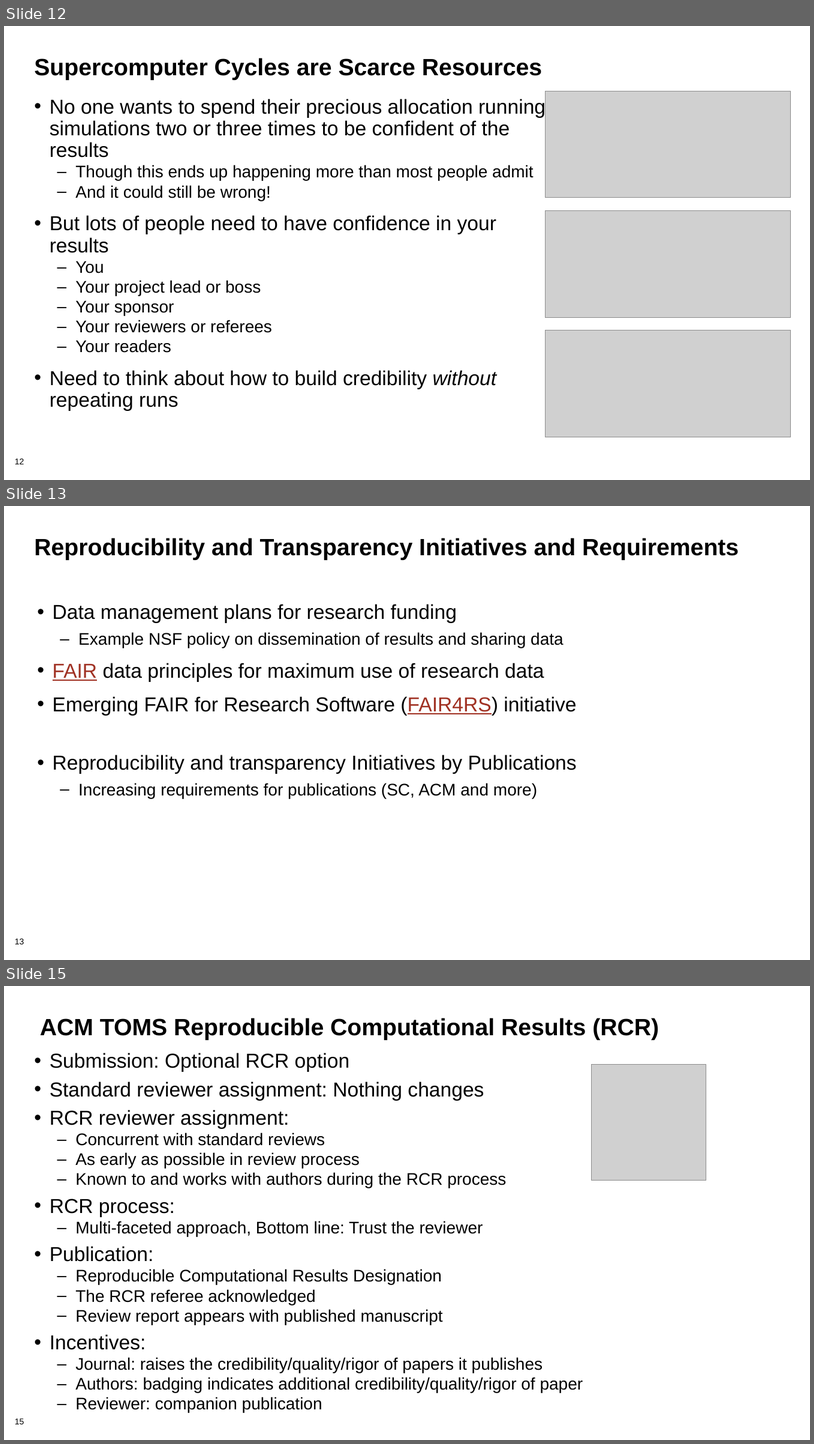
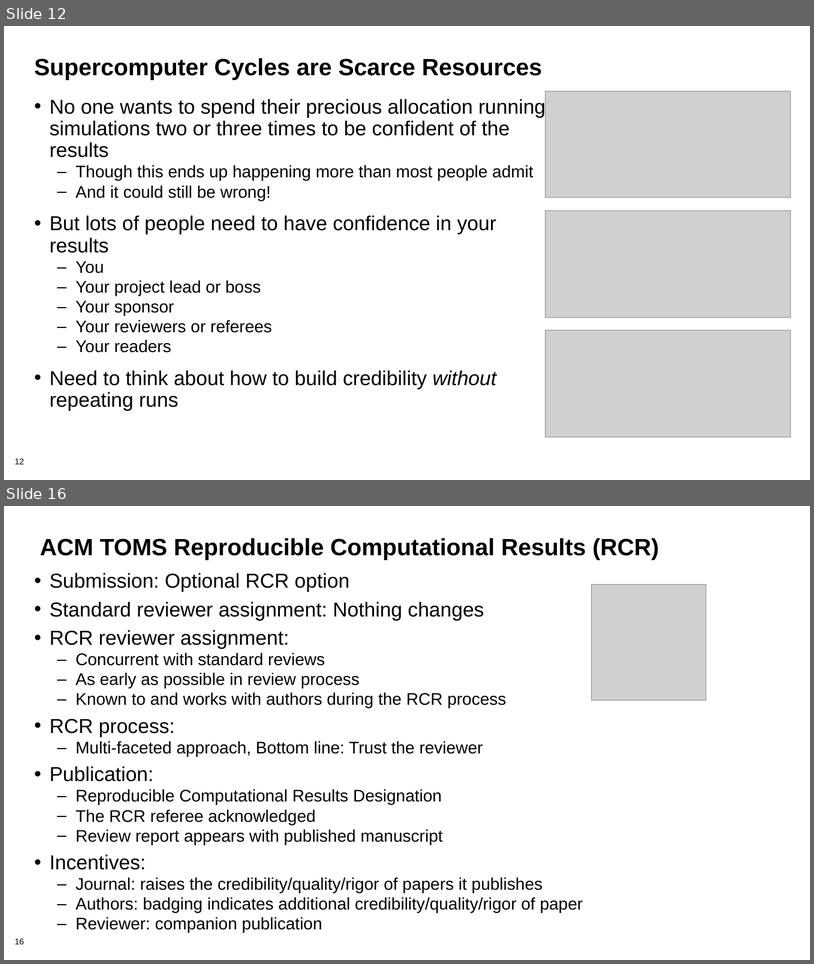
Before and after one commit to bssw-tutorial/presentations, a slide deck: reproducibility.pptx. Shown one above the other, each under a label of ours: slides 12, 13 and 15 before the commit, slides 12 and 16 after it; the slides between them are not shown. The pictures are 814x1444 and 814x964 pixels, drawn with LibreOffice and Linux fonts; fonts in the diff are those of the drawing; grey boxes stand for pictures; background and template pictures are left out. Boxes give left, top, right and bottom in pixels: in the first picture for what was removed or moved away, otherwise in the second. Text is boxed around its words. In the diff, an @@ line names an element or a change of style, - is before the commit and + after.

```diff
--- a/reproducibility.pptx
+++ b/reproducibility.pptx
@@ slide 13 removed at (4, 506, 810, 960), background #FFFFFF; not listed: 1 template element that a slide beside it also shows @@
@@ title removed at (34, 538, 739, 560) @@
-Reproducibility and Transparency Initiatives and Requirements
@@ text removed at (53, 604, 577, 798) @@
-• Data management plans for research funding
-  – Example NSF policy on dissemination of results and sharing data
-• FAIR data principles for maximum use of research data
-• Emerging FAIR for Research Software (FAIR4RS) initiative
-• Reproducibility and transparency Initiatives by Publications
-  – Increasing requirements for publications (SC, ACM and more)
@@ what was slide 15 is now slide 16 @@
@@ page number at (15, 938, 24, 944): text changed @@
-15
+16
```
Also in this commit, not shown: 3 slides changed, 3 other files.
